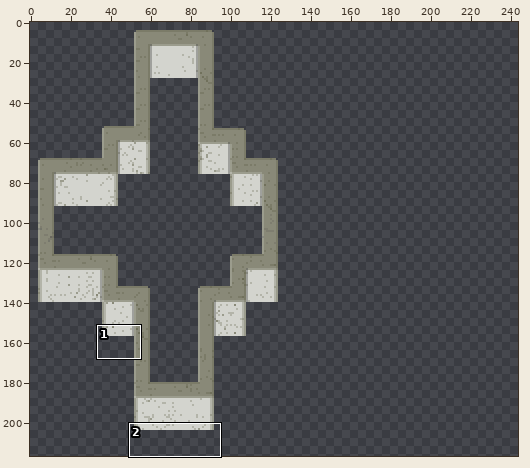
Sprite sheet -- img/stuccoWalls2.png. The picture above shows the old version from afar; the outline marks the close-up.
Close-up. Before the edit:
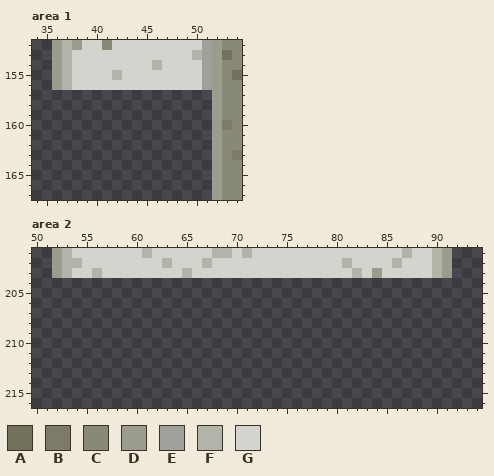
The file is 256x256 pixels. Colours within 5 levels of each other are drawn and written as one. Shown: area 1: x 34..54, y 152..167; area 2: x 50..94, y 201..216. The wide view leaves out empty margins. The commit also changed other parts of the picture, which this record leaves out.
Palette (. is transparent): A #71715c  B #7b7b68  C #898978  D #9b9c8d  E #9fa09c  F #b3b4a9  G #d3d4ce
Pixels before, area 1, first column x 36:
152 DFDGGCGGGGGGGGGEDCC
153 DFGGGGGGGGGGGGFEDAC
154 DFGGGGGGGGFGGGGEDCC
155 DFGGGGFGGGGGGGGEDCA
156 DFGGGGGGGGGGGGGEDCC
157 ................DCC
158 ................DCC
159 ................DCC
160 ................DBC
161 ................DCC
162 ................DCC
163 ................DCB
164 ................DCC
165 ................DCC
166 ................DCC
167 ................DCC
Pixels before, area 2, first column x 52:
201 DFGGGGGGGFGGGGGGFFGFGGGGGGGGGGGGGGGFGGFD
202 DFFGGGGGGGGFGGGFGGGGGGGGGGGGGFGGGGFGGGFD
203 DFGGFGGGGGGGGFGGGGGGGGGGGGGGGGFGDGGGGGFD
New version:
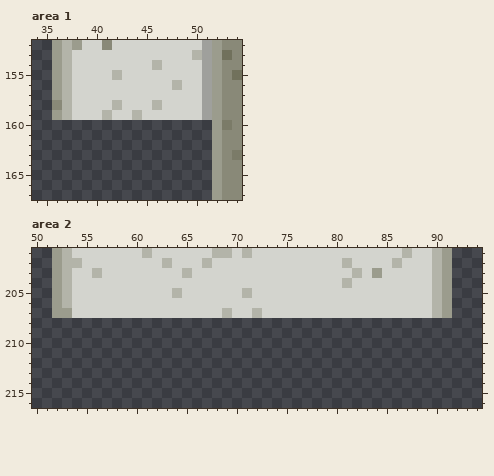
Changes in this commit:
Changed rows in their new state; - is an unchanged pixel.
Area 1:
first column x 36:
156 ------------F---
157 DFGGGGGGGGGGGGGE
158 CFGGGGFGGGFGGGGE
159 DFGGGFGGFGGGGGGE
Area 2:
first column x 52:
204 DFGGGGGGGGGGGGGGGGGGGGGGGGGGGFGGGGGGGGFD
205 DFGGGGGGGGGGFGGGGGGFGGGGGGGGGGGGGGGGGGFD
206 DFGGGGGGGGGGGGGGGGGGGGGGGGGGGGGGGGGGGGFD
207 DDGGGGGGGGGGGGGGGFGGFGGGGGGGGGGGGGGGGGFD
Where, in picture pixels (left, top, right, bottom), the same in both close-ups:
changed: (52, 80, 212, 120)
added: (52, 278, 452, 318)
